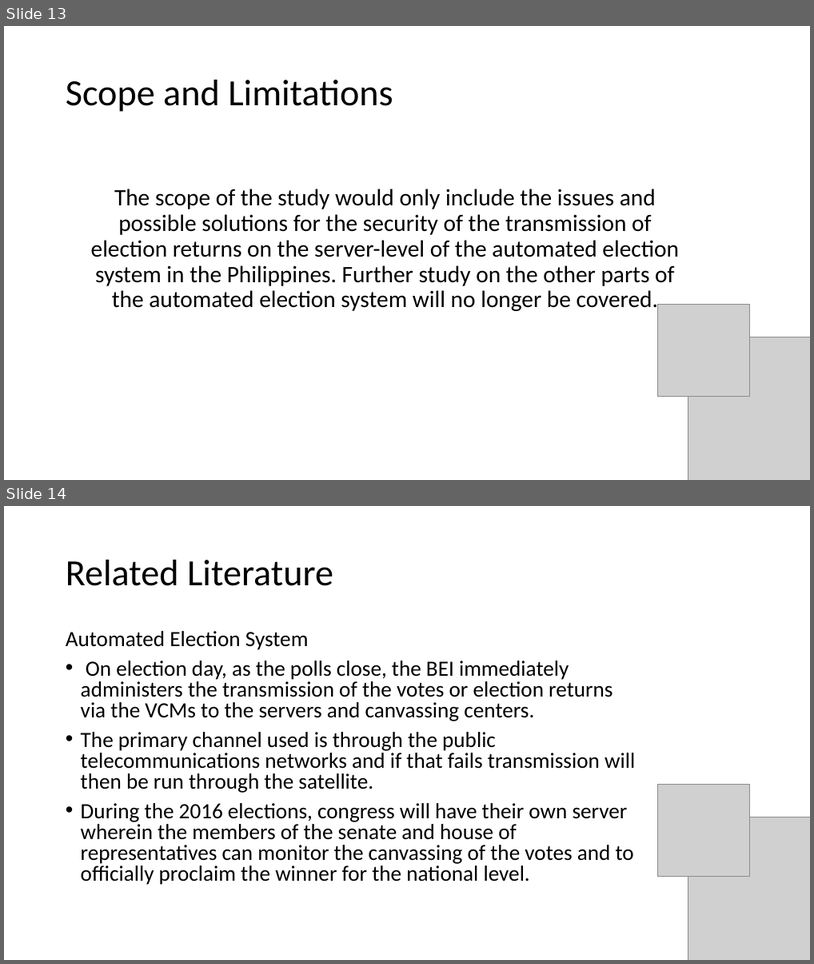
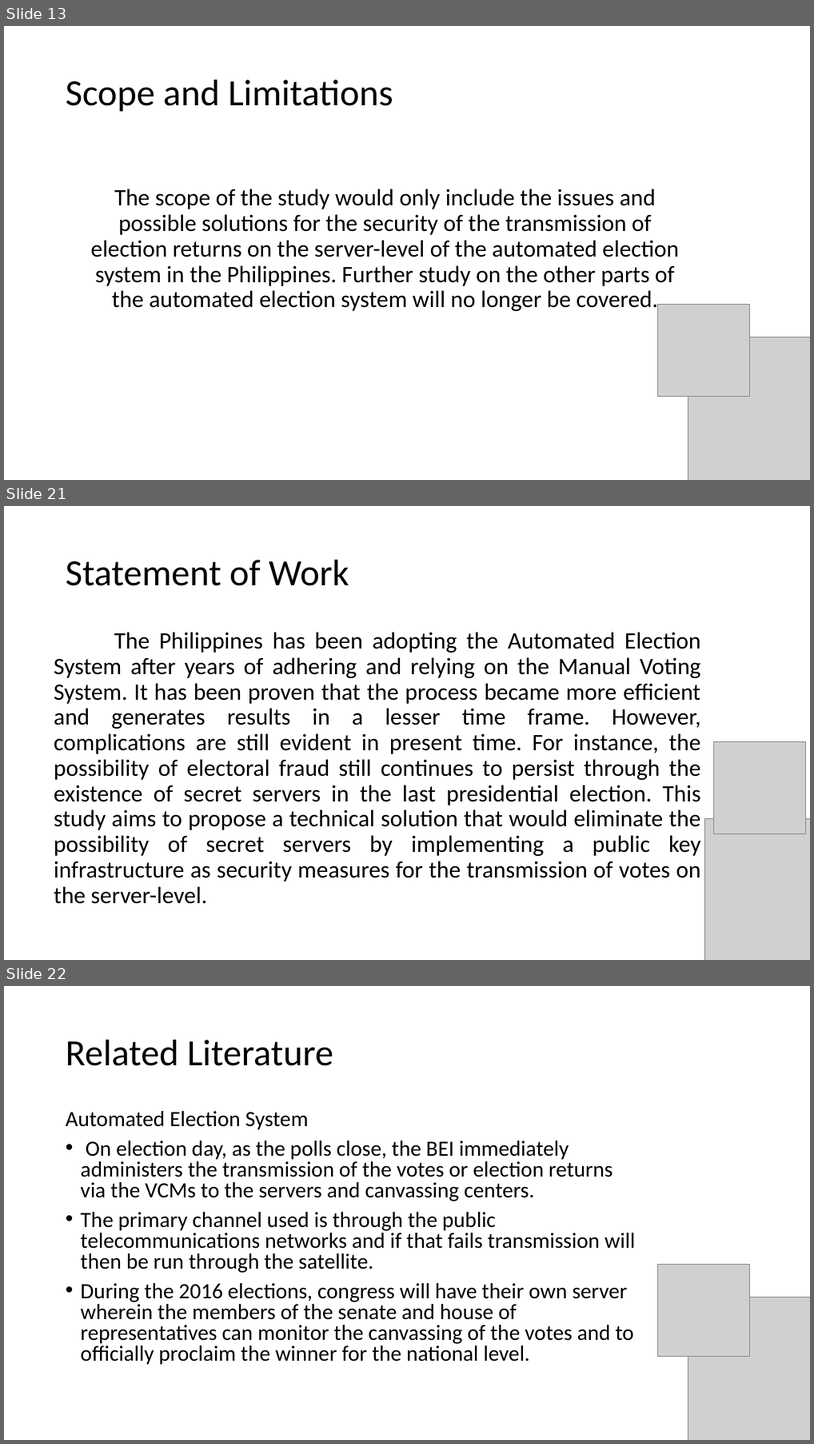
Before and after one commit to seans888/Project---Automate-Election, a slide deck: Documentation/Research Paper/AES ppt presentation.pptx. Shown one above the other, each under a label of ours: slides 13 and 14 before the commit, slides 13, 21 and 22 after it; the slides between them are not shown. The pictures are 814x964 and 814x1444 pixels, drawn with LibreOffice and Linux fonts; fonts in the diff are those of the drawing; grey boxes stand for pictures. Boxes give left, top, right and bottom in pixels: in the first picture for what was removed or moved away, otherwise in the second. Text is boxed around its words. In the diff, an @@ line names an element or a change of style, - is before the commit and + after.

Commit message:
Updated the AES ppt

```diff
--- a/Documentation/Research Paper/AES ppt presentation.pptx
+++ b/Documentation/Research Paper/AES ppt presentation.pptx
@@ slide 21 added at bbox=[4, 506, 810, 960], background #FFFFFF @@
@@ title added at bbox=[66, 560, 350, 586], 44 pt, text #000000 @@
+Statement of Work
@@ text added at bbox=[54, 632, 702, 904], 28 pt, text #000000 @@
+The Philippines has been adopting the Automated Election System after years of adhering and relying on the Manual Voting System. It has been proven that the process became more efficient and generates results in a lesser time frame. However, complications are still evident in present time. For instance, the possibility of electoral fraud still continues to persist through the existence of secret servers in the last presidential election. This study aims to propose a technical solution that would eliminate the possibility of secret servers by implementing a public key infrastructure as security measures for the transmission of votes on the server-level.
@@ picture added at bbox=[714, 742, 806, 834] @@
@@ picture added at bbox=[705, 819, 810, 960] @@
@@ what was slide 14 is now slide 22 @@
```
Also in this commit, not shown: 2 slides changed, 7 other slides added.
